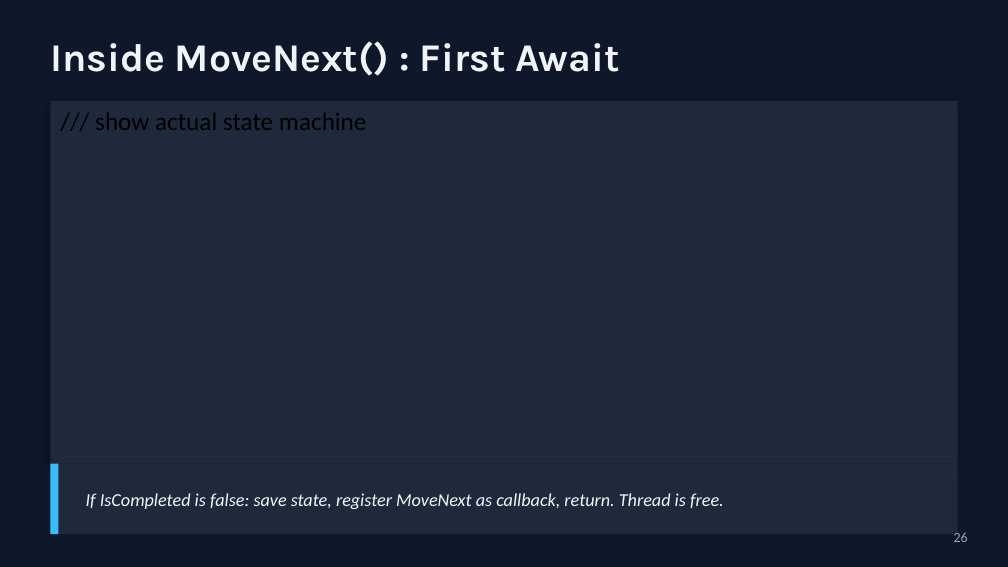
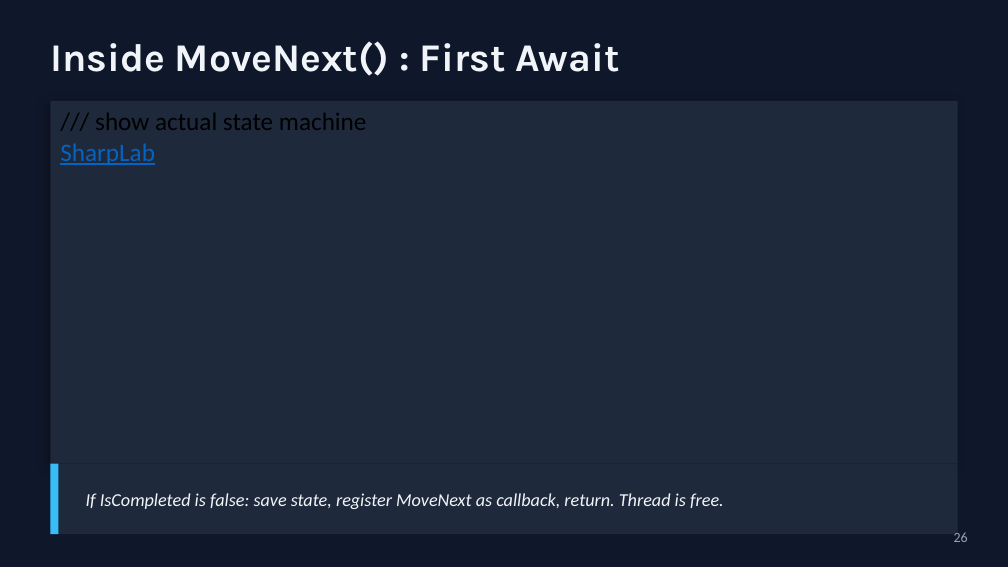
Before and after one commit to RaresNegrut/AsyncAwaitPresentation, a slide deck: slide 18 of presentation-r4.pptx. Drawn at 1008x567 pixels with LibreOffice and Linux fonts; fonts in the diff are those of the drawing. Boxes give left, top, right and bottom in pixels: in the first picture for what was removed or moved away, otherwise in the second. Text is boxed around its words. In the diff, an @@ line names an element or a change of style, - is before the commit and + after.

```diff
--- a/presentation-r4.pptx
+++ b/presentation-r4.pptx
@@ text in rectangle at (x1=60, y1=113, x2=367, y2=165): text changed @@
-/// show actual state machine
+/// show actual state machine
+SharpLab
```
Also in this commit, not shown: 8 other slides changed.
